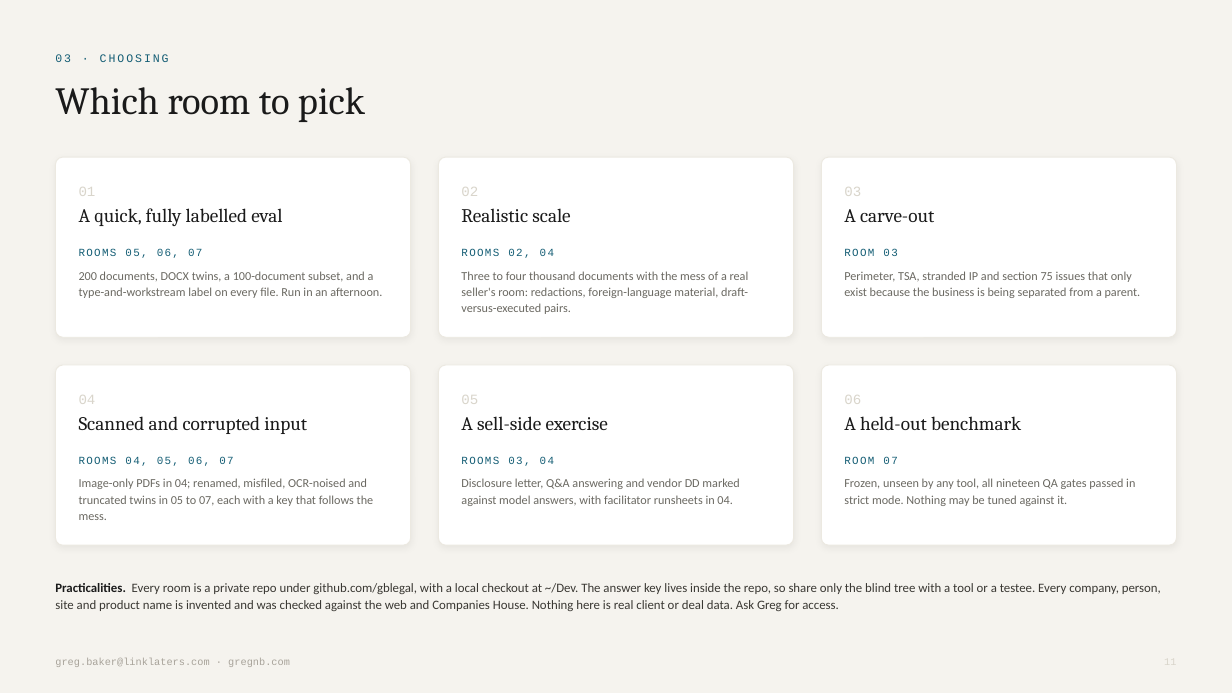
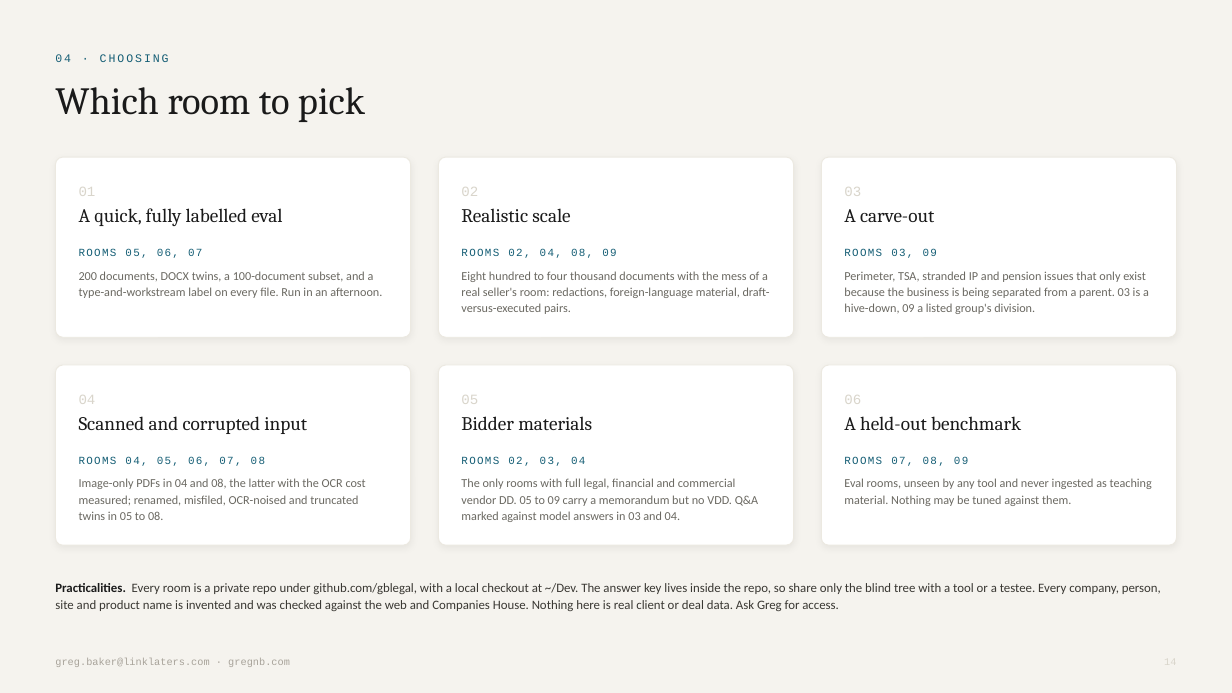
Before and after one commit to gblegal/gb_synth_vdr, a slide deck: slide 14 of docs/Synthetic-VDR-Index.pptx (slide 11 before the commit). Drawn at 1232x693 pixels with LibreOffice and Linux fonts; fonts in the diff are those of the drawing. Boxes give left, top, right and bottom in pixels: in the first picture for what was removed or moved away, otherwise in the second. Text is boxed around its words. In the diff, an @@ line names an element or a change of style, - is before the commit and + after.

```diff
--- a/docs/Synthetic-VDR-Index.pptx
+++ b/docs/Synthetic-VDR-Index.pptx
@@ text at <box>55,54,169,62</box>: text changed @@
-03 · CHOOSING
+04 · CHOOSING
@@ text at <box>461,249,616,258</box>: text changed @@
-ROOMS 02, 04
+ROOMS 02, 04, 08, 09
@@ text at <box>844,249,937,258</box>: text changed @@
-ROOM 03
+ROOMS 03, 09
@@ text at <box>461,271,770,314</box>: text changed @@
-Three to four thousand documents with the mess of a real seller's room: redactions, foreign-language material, draft-versus-executed pairs.
+Eight hundred to four thousand documents with the mess of a real seller's room: redactions, foreign-language material, draft-versus-executed pairs.
@@ text at <box>844,271,1149,314</box>: text changed @@
-Perimeter, TSA, stranded IP and section 75 issues that only exist because the business is being separated from a parent.
+Perimeter, TSA, stranded IP and pension issues that only exist because the business is being separated from a parent. 03 is a hive-down, 09 a listed group's division.
@@ text at <box>461,416,592,430</box>: text changed @@
-A sell-side exercise
+Bidder materials
@@ text at <box>79,456,265,466</box>: text changed @@
-ROOMS 04, 05, 06, 07
+ROOMS 04, 05, 06, 07, 08
@@ text at <box>79,478,366,520</box>: text changed @@
-Image-only PDFs in 04; renamed, misfiled, OCR-noised and truncated twins in 05 to 07, each with a key that follows the mess.
+Image-only PDFs in 04 and 08, the latter with the OCR cost measured; renamed, misfiled, OCR-noised and truncated twins in 05 to 08.
@@ text at <box>461,456,585,466</box>: text changed @@
-ROOMS 03, 04
+ROOMS 02, 03, 04
@@ text at <box>461,478,759,522</box>: text changed @@
-Disclosure letter, Q&A answering and vendor DD marked against model answers, with facilitator runsheets in 04.
+The only rooms with full legal, financial and commercial vendor DD. 05 to 09 carry a memorandum but no VDD. Q&A marked against model answers in 03 and 04.
@@ text at <box>844,478,1152,506</box>: text changed @@
-Frozen, unseen by any tool, all nineteen QA gates passed in strict mode. Nothing may be tuned against it.
+Eval rooms, unseen by any tool and never ingested as teaching material. Nothing may be tuned against them.
@@ text at <box>844,456,968,466</box>: text changed @@
-ROOM 07
+ROOMS 07, 08, 09
```
Also in this commit, not shown: 10 other slides changed, 3 slides added.
